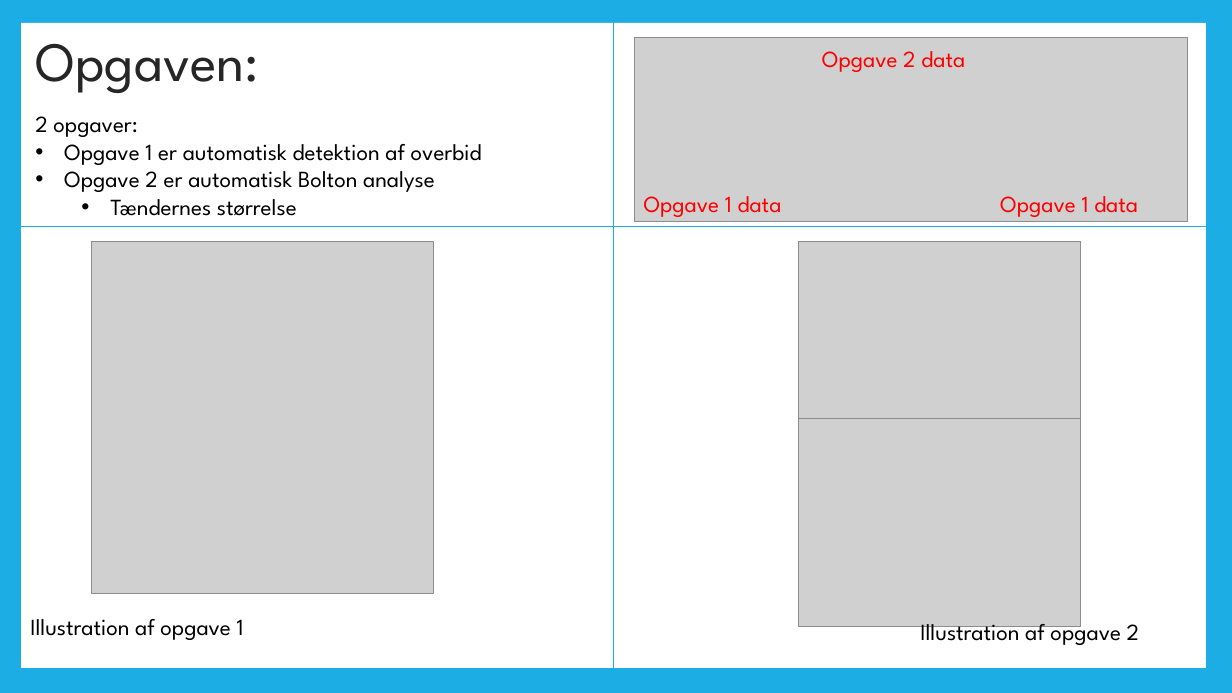
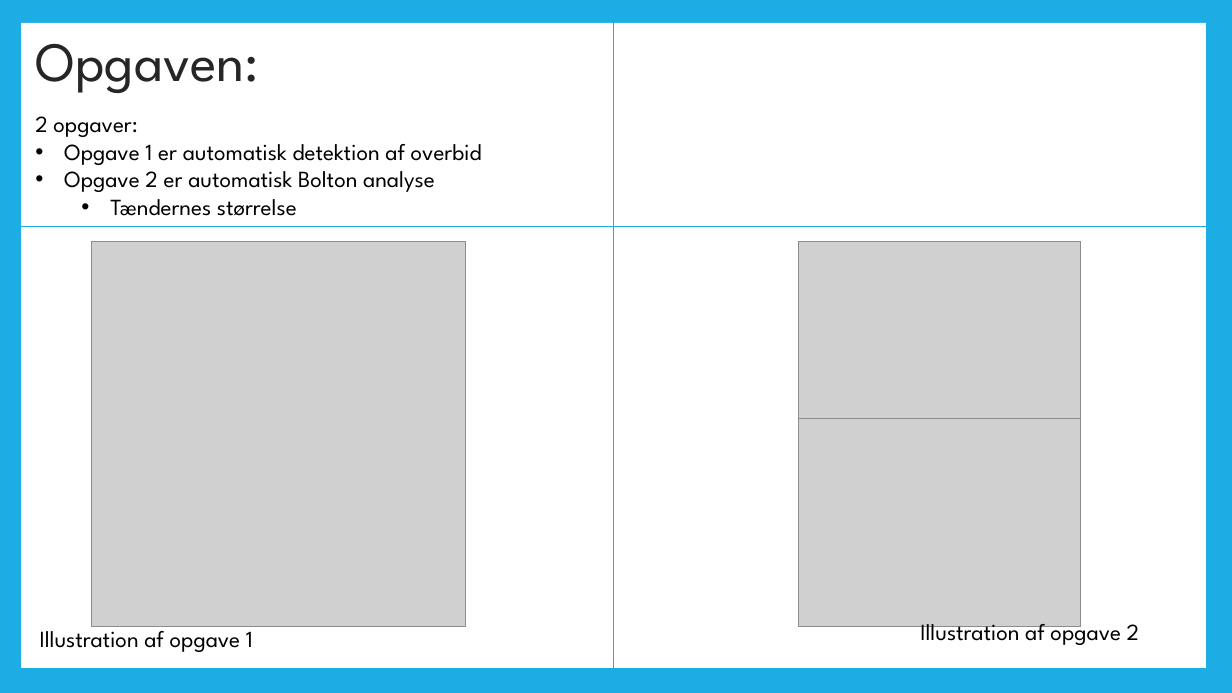
Before and after one commit to casperbak1/Dataprojekt, a slide deck: slide 2 of TØ/Powerpoint til præsentation.pptx. Drawn at 1232x693 pixels with LibreOffice and Linux fonts; fonts in the diff are those of the drawing; grey boxes stand for pictures. Boxes give left, top, right and bottom in pixels: in the first picture for what was removed or moved away, otherwise in the second. Text is boxed around its words. In the diff, an @@ line names an element or a change of style, - is before the commit and + after.

```diff
--- a/TØ/Powerpoint til præsentation.pptx
+++ b/TØ/Powerpoint til præsentation.pptx
@@ picture removed at bbox=[635, 38, 1188, 222] @@
@@ text removed at bbox=[822, 51, 965, 72] @@
-Opgave 2 data
@@ text removed at bbox=[644, 196, 782, 217] @@
-Opgave 1 data
@@ text removed at bbox=[1000, 196, 1138, 217] @@
-Opgave 1 data
@@ picture: place and size @@
-picture at bbox=[91, 241, 433, 593]
+picture at bbox=[91, 241, 466, 627]
@@ text "Illustration af opgave 1" rewrapped from bbox=[30, 619, 244, 640] to bbox=[40, 624, 253, 652] @@
```
Also in this commit, not shown: 1 other slide changed, 3 slides added.
